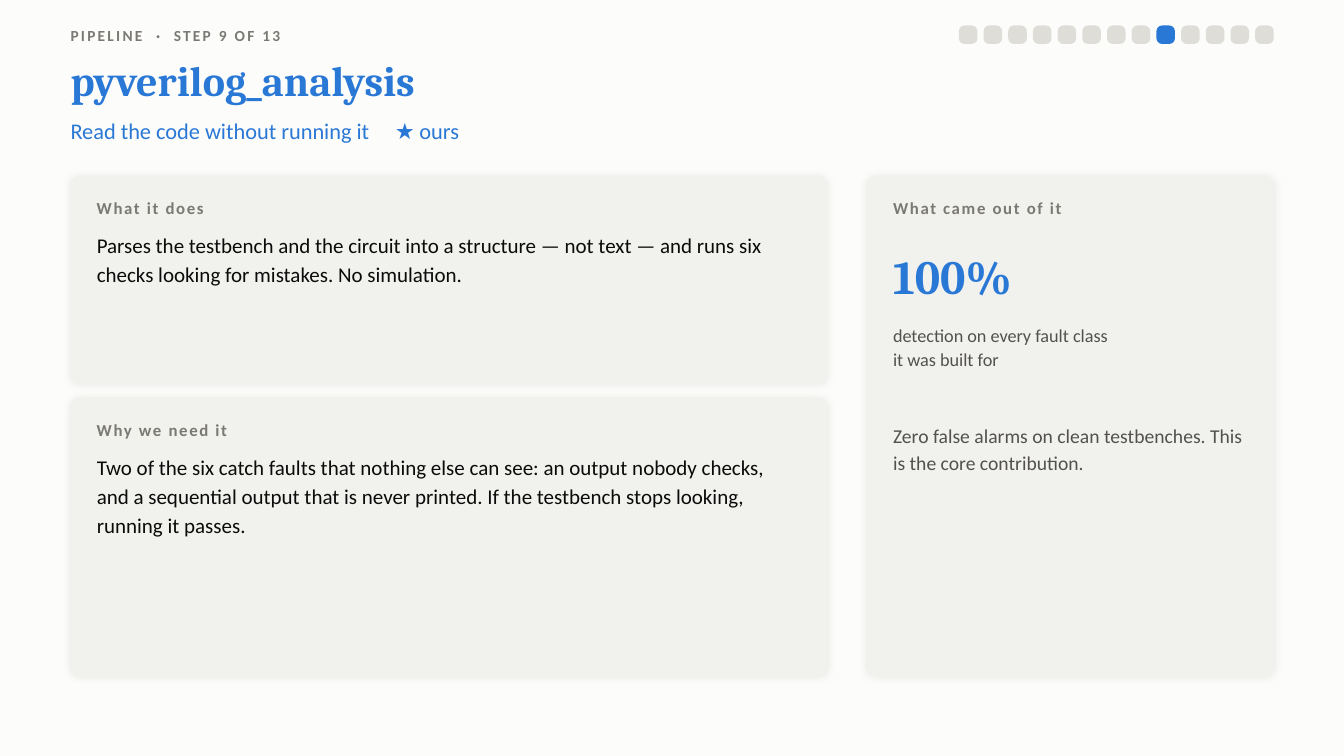
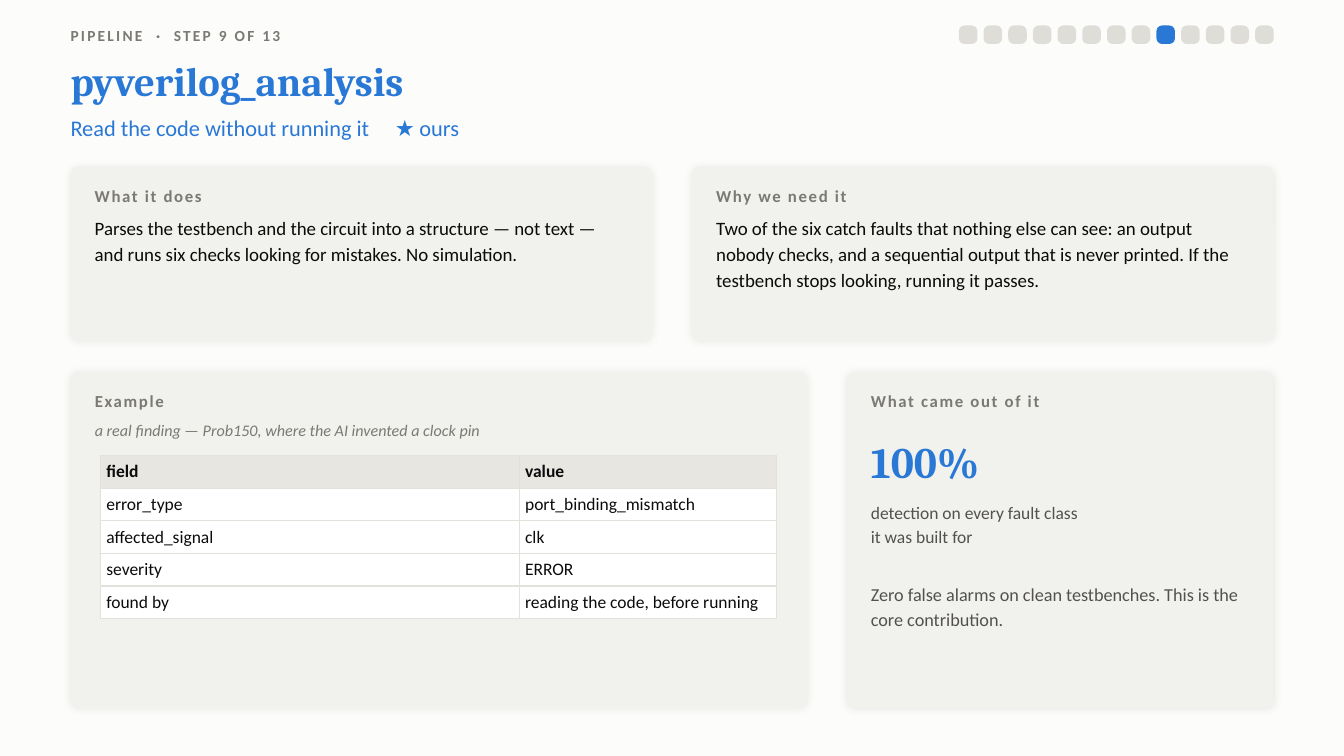
Before and after one commit to Sawaiz-zip/agentic-verilog-testbench, a slide deck: slide 15 of docs/presentation.pptx. Drawn at 1344x756 pixels with LibreOffice and Linux fonts; fonts in the diff are those of the drawing. Boxes give left, top, right and bottom in pixels: in the first picture for what was removed or moved away, otherwise in the second. Text is boxed around its words. In the diff, an @@ line names an element or a change of style, - is before the commit and + after.

```diff
--- a/docs/presentation.pptx
+++ b/docs/presentation.pptx
@@ text "pyverilog_analysis" at [71,68,404,105]: size 30 to 29 pt @@
@@ rounded rectangle: place and size @@
-rounded rectangle at [71,176,827,383]
+rounded rectangle at [71,167,651,341]
@@ rounded rectangle added at [693,167,1273,341], fill #F1F1ED, outline #F1F1ED 1 pt @@
@@ text "What it does": place and size @@
-text "What it does" at [97,202,204,214]
+text "What it does" at [95,190,202,202]
@@ text "Why we need it": place and size @@
-text "Why we need it" at [97,424,227,439]
+text "Why we need it" at [716,190,847,205]
@@ text "Parses the testbench and the ...": place and size @@
-text "Parses the testbench and the ..." at [97,238,761,286]
+text "Parses the testbench and the ..." at [95,222,575,265]
@@ text "Parses the testbench and the ..." at [95,222,575,265]: size 15 to 13.5 pt; line spacing 1.16 to 1.14 @@
@@ text "Two of the six catch ..." at [716,222,1229,291]: size 15 to 13.5 pt; line spacing 1.16 to 1.14 @@
@@ text "Two of the six catch ...": place and size @@
-text "Two of the six catch ..." at [97,460,764,537]
+text "Two of the six catch ..." at [716,222,1229,291]
@@ rounded rectangle: place and size @@
-rounded rectangle at [71,398,827,676]
+rounded rectangle at [71,373,807,708]
@@ proportions changed in 3 elements at [71,167,651,341], [71,373,807,708], [847,373,1273,708] @@
@@ rounded rectangle: place and size @@
-rounded rectangle at [867,176,1273,676]
+rounded rectangle at [847,373,1273,708]
@@ text "What came out of it": place and size @@
-text "What came out of it" at [893,202,1062,214]
+text "What came out of it" at [871,395,1040,407]
@@ text added at [95,395,164,410], 12 pt, text #7A7974, bold @@
+Example
@@ text added at [95,425,480,439], 11.5 pt, text #7A7974, italic @@
+a real finding — Prob150, where the AI invented a clock pin
@@ text "100%": place and size @@
-text "100%" at [893,261,1012,295]
+text "100%" at [871,448,979,479]
@@ text "100%" at [871,448,979,479]: size 34 to 31 pt @@
@@ table added at [101,456,776,615], 5 rows, 2 columns @@
+field | value
+error_type | port_binding_mismatch
+affected_signal | clk
+severity | ERROR
+found by | reading the code, before running
@@ text "detection on every fault class": place and size @@
-text "detection on every fault class" at [893,329,1108,366]
+text "detection on every fault class" at [871,507,1077,543]
@@ text "detection on every fault class" at [871,507,1077,543]: size 13 to 12.5 pt @@
@@ text "Zero false alarms on clean ...": place and size @@
-text "Zero false alarms on clean ..." at [893,429,1242,470]
+text "Zero false alarms on clean ..." at [871,588,1238,626]
@@ text "Zero false alarms on clean ..." at [871,588,1238,626]: size 14 to 13 pt @@
```
Also in this commit, not shown: 12 other slides changed, 1 other file.
